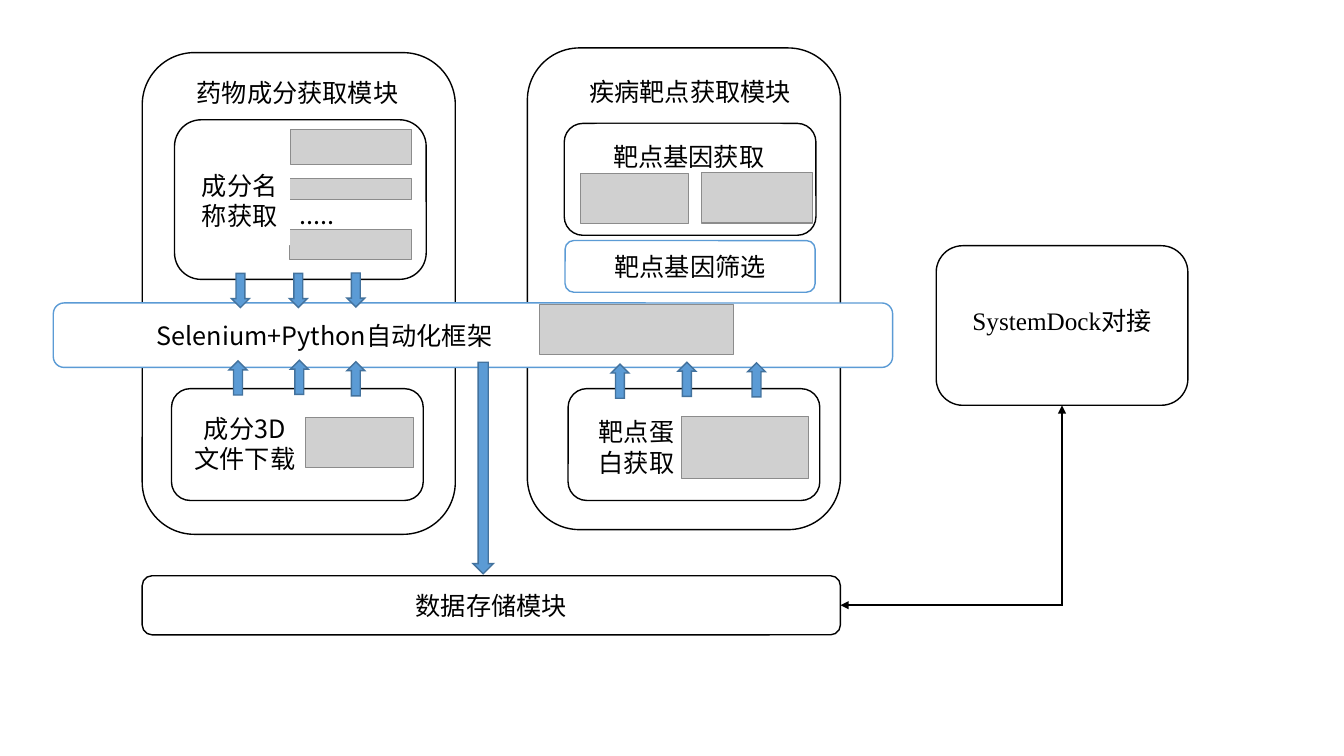
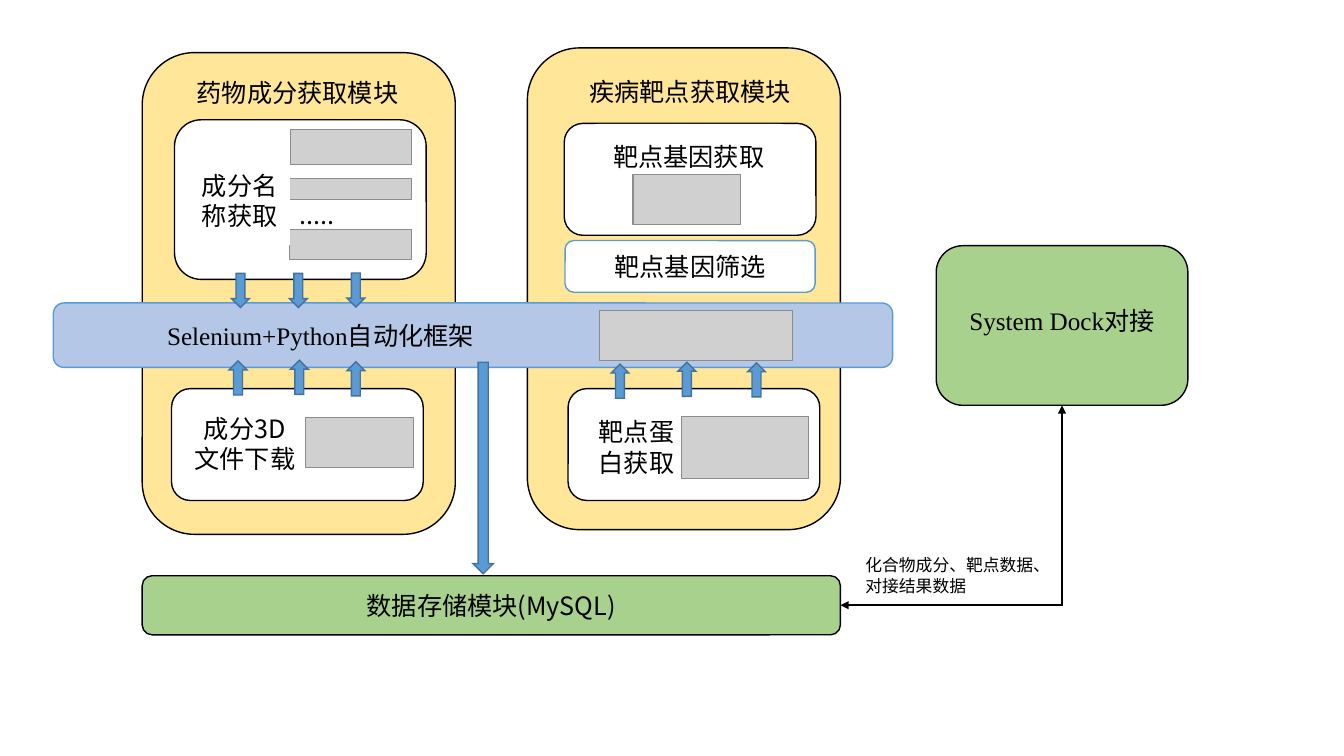
Before and after one commit to marinajacks/reptilian, a slide deck: slide 1 of medicine/docs/研究文档/分子对接论文/数据流图.pptm. Drawn at 1344x756 pixels with LibreOffice and Linux fonts; fonts in the diff are those of the drawing; grey boxes stand for pictures. Boxes give left, top, right and bottom in pixels: in the first picture for what was removed or moved away, otherwise in the second. Text is boxed around its words. In the diff, an @@ line names an element or a change of style, - is before the commit and + after.

```diff
--- a/medicine/docs/研究文档/分子对接论文/数据流图.pptm
+++ b/medicine/docs/研究文档/分子对接论文/数据流图.pptm
@@ rounded rectangle at box(142, 52, 456, 534): fill #FFFFFF to #FFE699 @@
@@ rounded rectangle at box(527, 48, 841, 530): fill #FFFFFF to #FFE699 @@
@@ rounded rectangle "靶点基因获取": place and size @@
-rounded rectangle "靶点基因获取" at box(613, 144, 764, 168)
+rounded rectangle "靶点基因获取" at box(588, 124, 790, 189)
@@ picture: place and size @@
-picture at box(581, 173, 689, 224)
+picture at box(633, 174, 741, 225)
@@ picture removed at box(702, 172, 813, 223) @@
@@ rounded rectangle at box(937, 246, 1189, 405): fill #FFFFFF to #A9D18E @@
@@ rounded rectangle "Selenium+Python自动化框架" at box(53, 303, 893, 368): font Noto Sans CJK SC to Times New Roman; fill #FFFFFF to #B4C7E7 @@
@@ picture: place and size @@
-picture at box(540, 304, 734, 354)
+picture at box(599, 311, 792, 360)
@@ text at box(969, 310, 1155, 336): spaces changed @@
-SystemDock对接
+System Dock对接
@@ text added at box(865, 557, 1050, 594), 12 pt, text #000000 @@
+化合物成分、靶点数据、
+对接结果数据
@@ rounded rectangle "数据存储模块(MySQL)" at box(142, 576, 841, 635): fill #FFFFFF to #A9D18E @@
@@ text in rounded rectangle at box(367, 593, 616, 621): text changed @@
-数据存储模块
+数据存储模块(MySQL)
```
Also in this commit, not shown: 1 other file.
